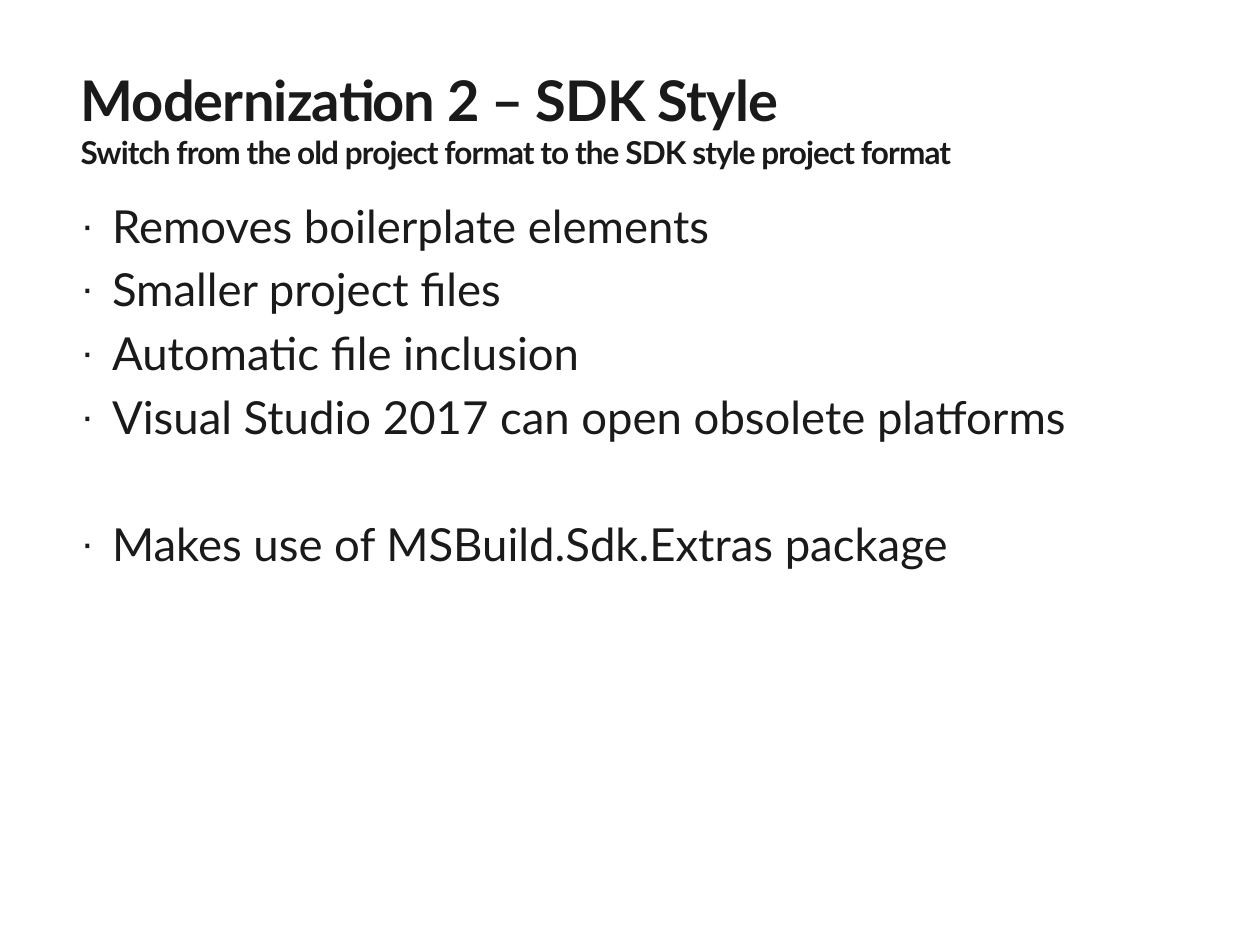
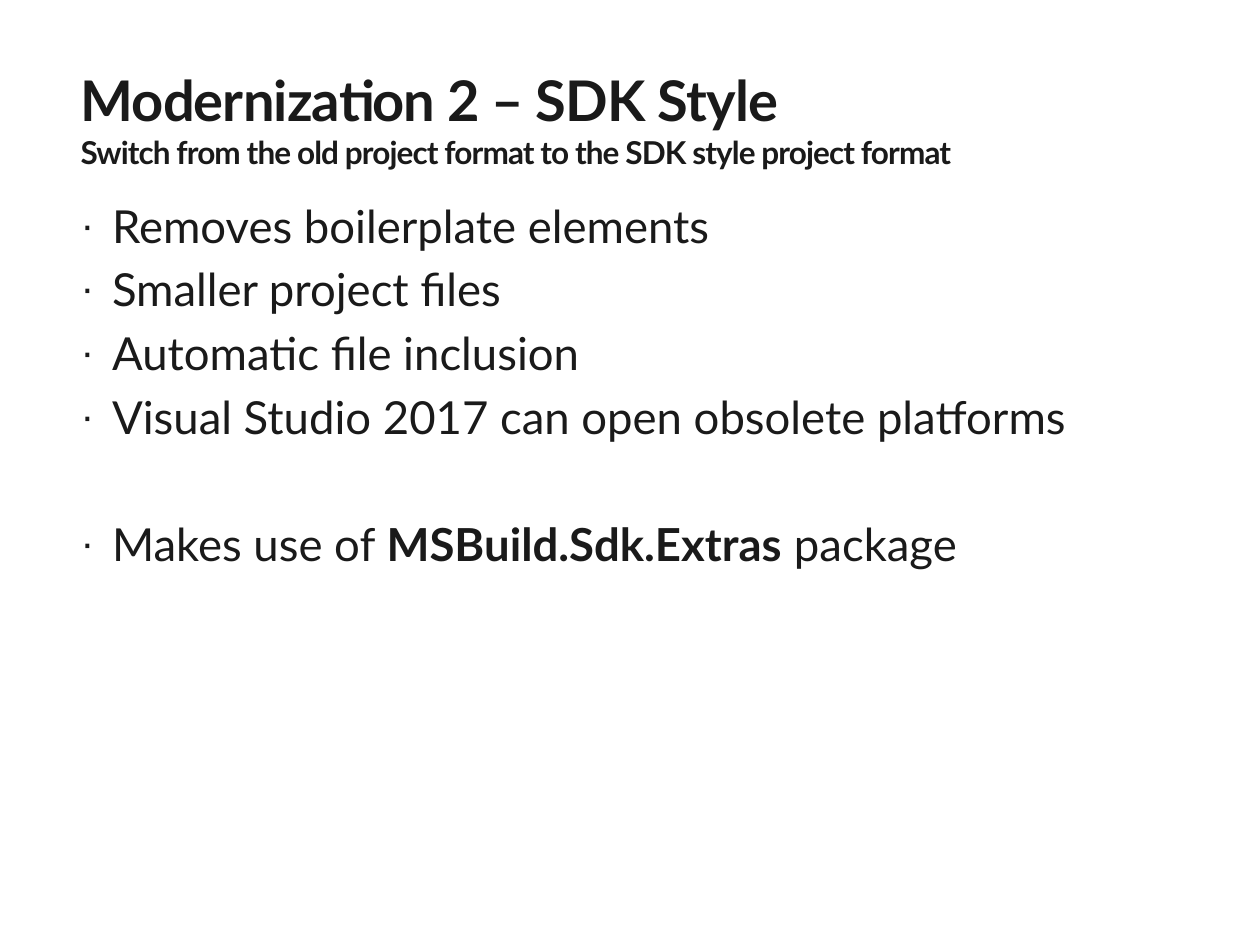
Before and after one commit to mattleibow/ModernizingProjectsDemo, a slide deck: slide 8 of Slides.pptx (slide 7 before the commit). Drawn at 1260x945 pixels with LibreOffice and Linux fonts; fonts in the diff are those of the drawing; background and template pictures are left out. Boxes give left, top, right and bottom in pixels: in the first picture for what was removed or moved away, otherwise in the second. Text is boxed around its words. In the diff, an @@ line names an element or a change of style, - is before the commit and + after.

```diff
--- a/Slides.pptx
+++ b/Slides.pptx
@@ text at (112, 527, 957, 570): bold on in "MSBuild.Sdk.Extras" @@
```
Also in this commit, not shown: 2 other slides changed, 4 slides added.
